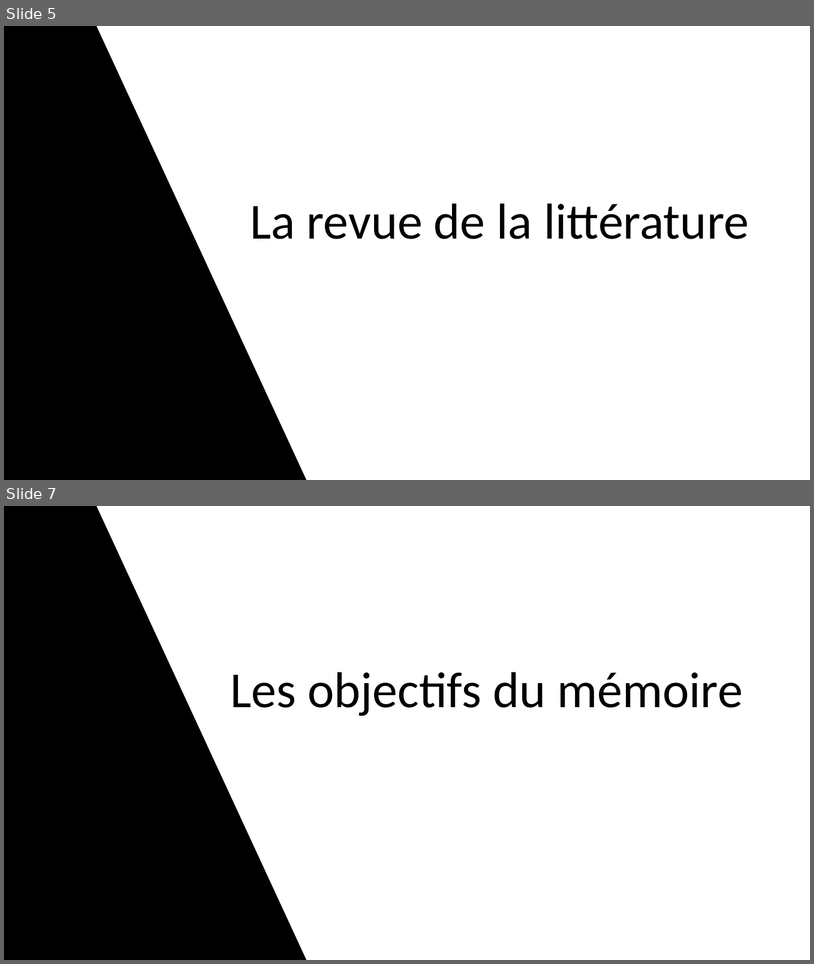
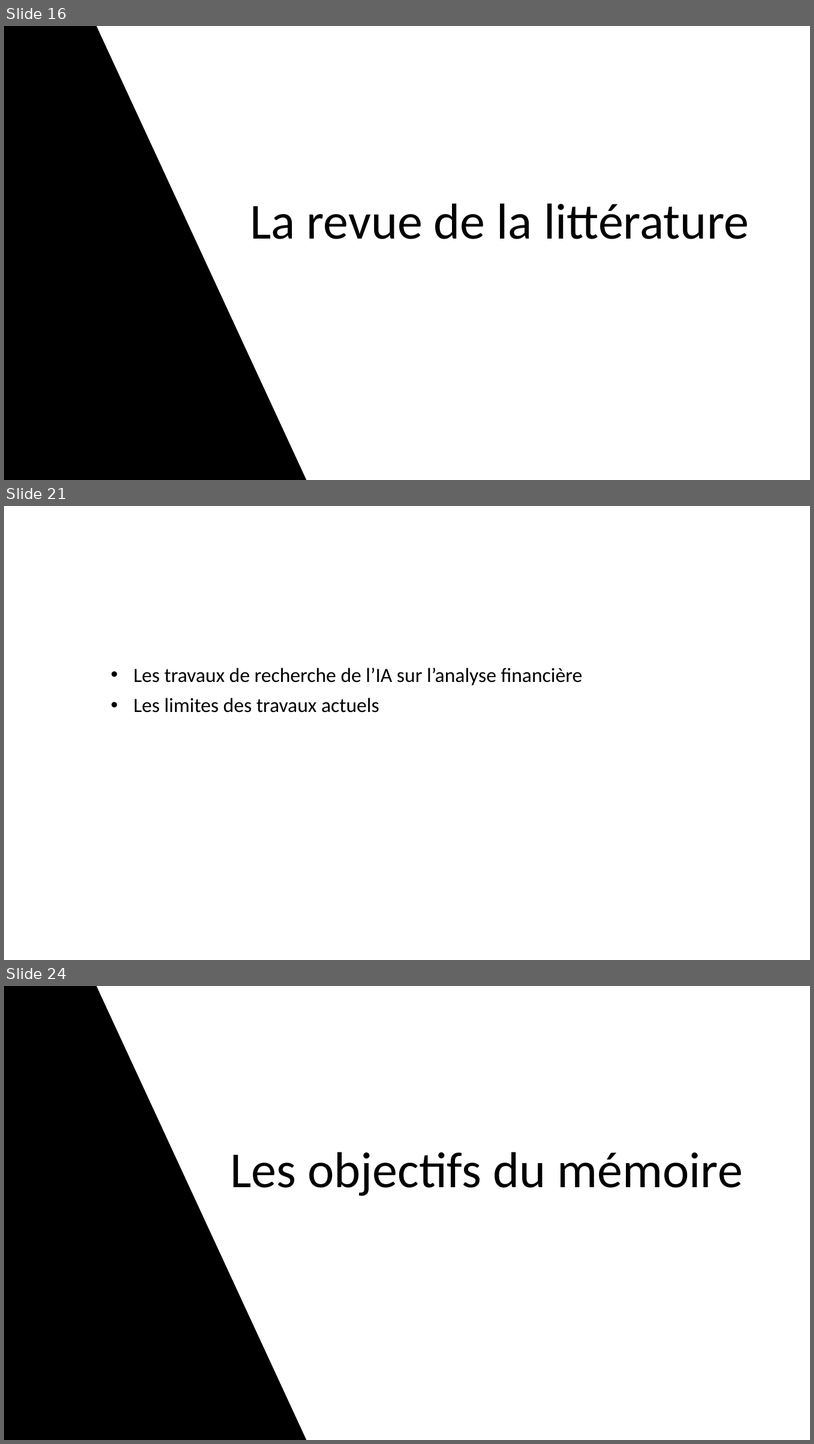
Before and after one commit to Jah-Say10/Master-Thesis-Omar-DIASSE, a slide deck: Presentation/Presentation Memoire.pptx. Shown one above the other, each under a label of ours: slides 5 and 7 before the commit, slides 16, 21 and 24 after it; the slides between them are not shown. The pictures are 814x964 and 814x1444 pixels, drawn with LibreOffice and Linux fonts; fonts in the diff are those of the drawing. Boxes give left, top, right and bottom in pixels: in the first picture for what was removed or moved away, otherwise in the second. Text is boxed around its words. In the diff, an @@ line names an element or a change of style, - is before the commit and + after.

```diff
--- a/Presentation/Presentation Memoire.pptx
+++ b/Presentation/Presentation Memoire.pptx
@@ slide 21 added at [4, 506, 810, 960], background #FFFFFF @@
@@ subtitle added at [134, 667, 583, 712], 24 pt, text #000000 @@
+• Les travaux de recherche de l’IA sur l’analyse financière
+• Les limites des travaux actuels
@@ what was slide 5 is now slide 16 @@
@@ what was slide 7 is now slide 24 @@
```
Also in this commit, not shown: 4 slides changed, 21 other slides added, 3 other files.
